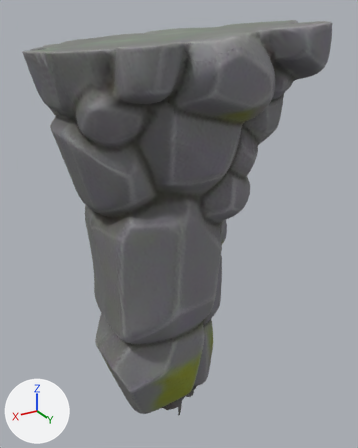
One commit to the glTF model Asset/Models/Character/StoneGolem/Gib_LeftLeg.gltf: the scene before it, then after it.
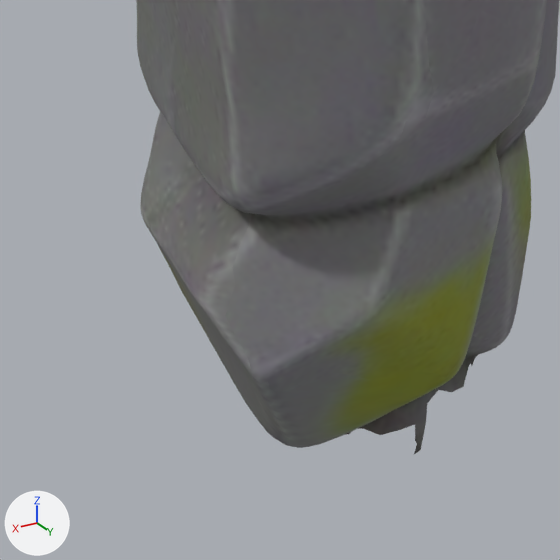
Each version is shown whole from a camera (50 mm lens) standing at (0.375, 0.684, 0.701) and looking at (-0.047, -0.019, 0.35), then close up on the part from 15% to 62% of the width and 62% to 100% of the height. Every picture has the same lights, and +X, +Y and +Z are marked at lower left. The first two pictures are the older version. Vertices at exactly the same position are counted once.

Objects in the first close-up: 'Gib_LeftLeg'.
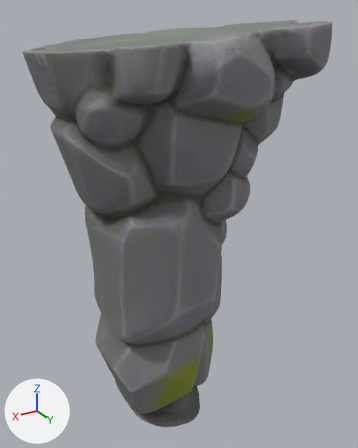
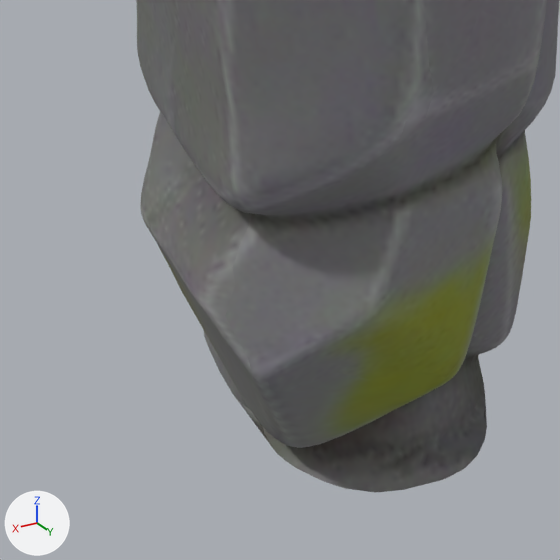
Changed parts and their boxes [x1, y1, x2, y2] in the close-ups (560 x 560 px):
'Gib_LeftLeg', reshaped
    before: [136, 0, 559, 454]
    after: [136, 0, 559, 492]
part 1 of me_gib_leftleg, added
    after: [204, 331, 487, 492]

Edits to the bpy script that builds the scene:
```text
Change me_gib_leftleg:
    used by ob_gib_leftleg; location = (0.0, 0.0, 0.0)
    remove me_gib_leftleg.from_pydata(...)  # 12671 vertices, 25222 faces; spans x -0.218..0.19, y -0.296..0.223, z 0.004..0.689
    add me_gib_leftleg.from_pydata(...)  # 13157 vertices, 26243 faces; spans x -0.218..0.19, y -0.296..0.223, z 0.0..0.689
    me_gib_leftleg part 1: 486 vertices added at x -0.073..0.075, y -0.113..0.092, z 0.0..0.026
```
